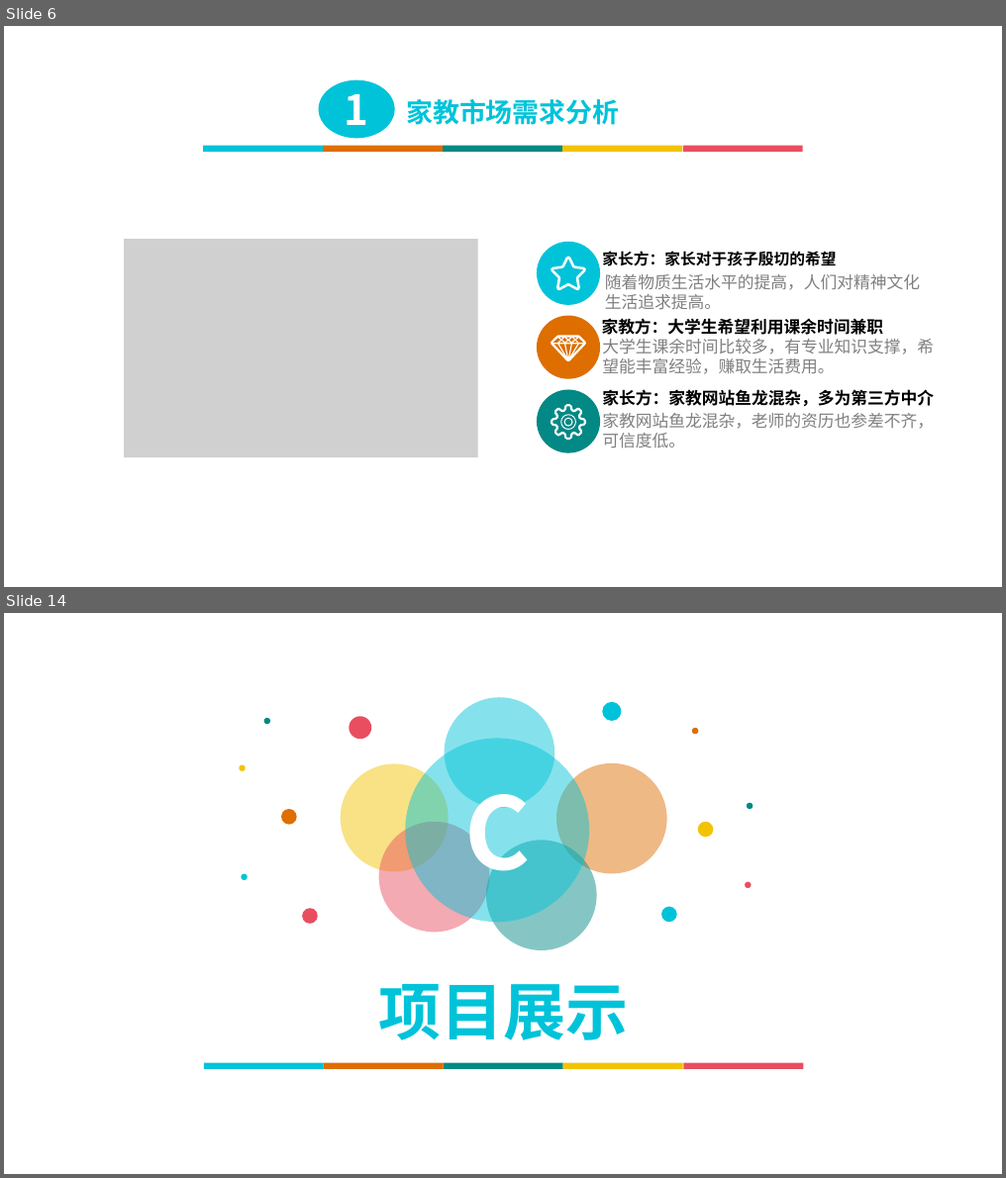
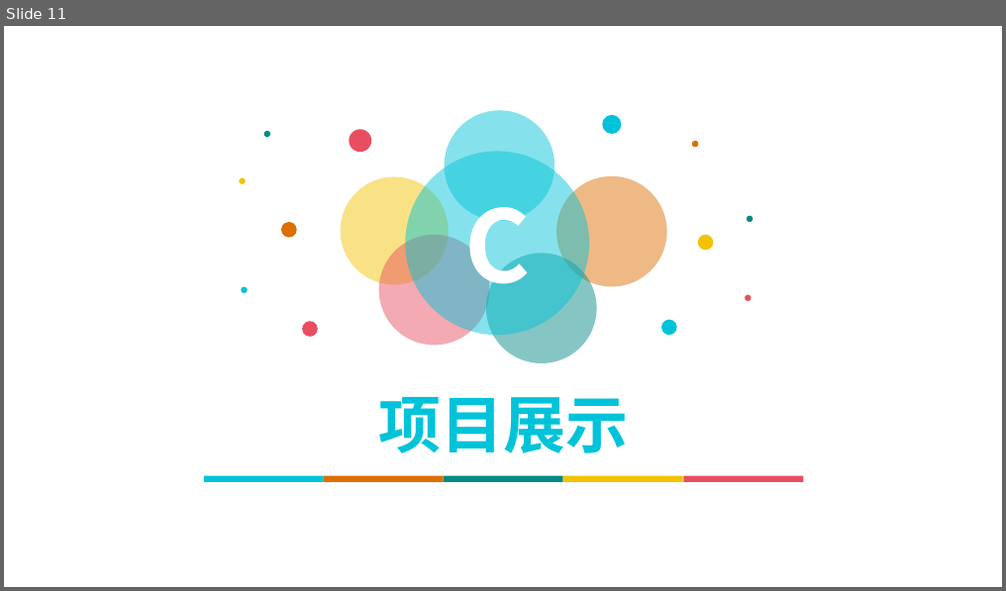
Before and after one commit to liuxiaoqian0724/7plusplus_Project, a slide deck: 2019大三下学期项目展示成果/青蓝家教.pptx. Shown one above the other, each under a label of ours: slides 6 and 14 before the commit, slide 11 after it; the slides between them are not shown. The pictures are 1006x1178 and 1006x591 pixels, drawn with LibreOffice and Linux fonts; fonts in the diff are those of the drawing; grey boxes stand for pictures; background and template pictures are left out. Boxes give left, top, right and bottom in pixels: in the first picture for what was removed or moved away, otherwise in the second. Text is boxed around its words. In the diff, an @@ line names an element or a change of style, - is before the commit and + after.

```diff
--- a/2019大三下学期项目展示成果/青蓝家教.pptx
+++ b/2019大三下学期项目展示成果/青蓝家教.pptx
@@ slide 6 removed at <box>4,26,1002,587</box>, background picture (left out) @@
@@ ellipse removed at <box>319,79,395,138</box> @@
-1
@@ text removed at <box>406,99,619,125</box> @@
-家教市场需求分析
@@ group removed at <box>203,146,803,152</box>: 5 rectangles @@
@@ picture removed at <box>124,240,478,458</box> @@
@@ ellipse removed at <box>537,242,600,305</box> @@
@@ freeform shape removed at <box>550,257,586,291</box> @@
@@ text removed at <box>602,251,836,267</box> @@
-家长方：家长对于孩子殷切的希望
@@ text removed at <box>605,274,920,310</box> @@
-随着物质生活水平的提高，人们对精神文化生活追求提高。
@@ ellipse removed at <box>537,316,600,379</box> @@
@@ text removed at <box>602,318,884,335</box> @@
-家教方：大学生希望利用课余时间兼职
@@ freeform shape removed at <box>550,335,586,363</box> @@
@@ text removed at <box>602,339,934,374</box> @@
-大学生课余时间比较多，有专业知识支撑，希望能丰富经验，赚取生活费用。
@@ text removed at <box>602,389,934,406</box> @@
-家长方：家教网站鱼龙混杂，多为第三方中介
@@ group removed at <box>537,390,600,454</box>: 3 freeform shapes, 1 ellipse @@
@@ text removed at <box>602,413,934,449</box> @@
-家教网站鱼龙混杂，老师的资历也参差不齐，可信度低。
@@ what was slide 14 is now slide 11 @@
```
Also in this commit, not shown: 4 slides changed, 6 slides added, 11 other slides removed, 6 other files.
